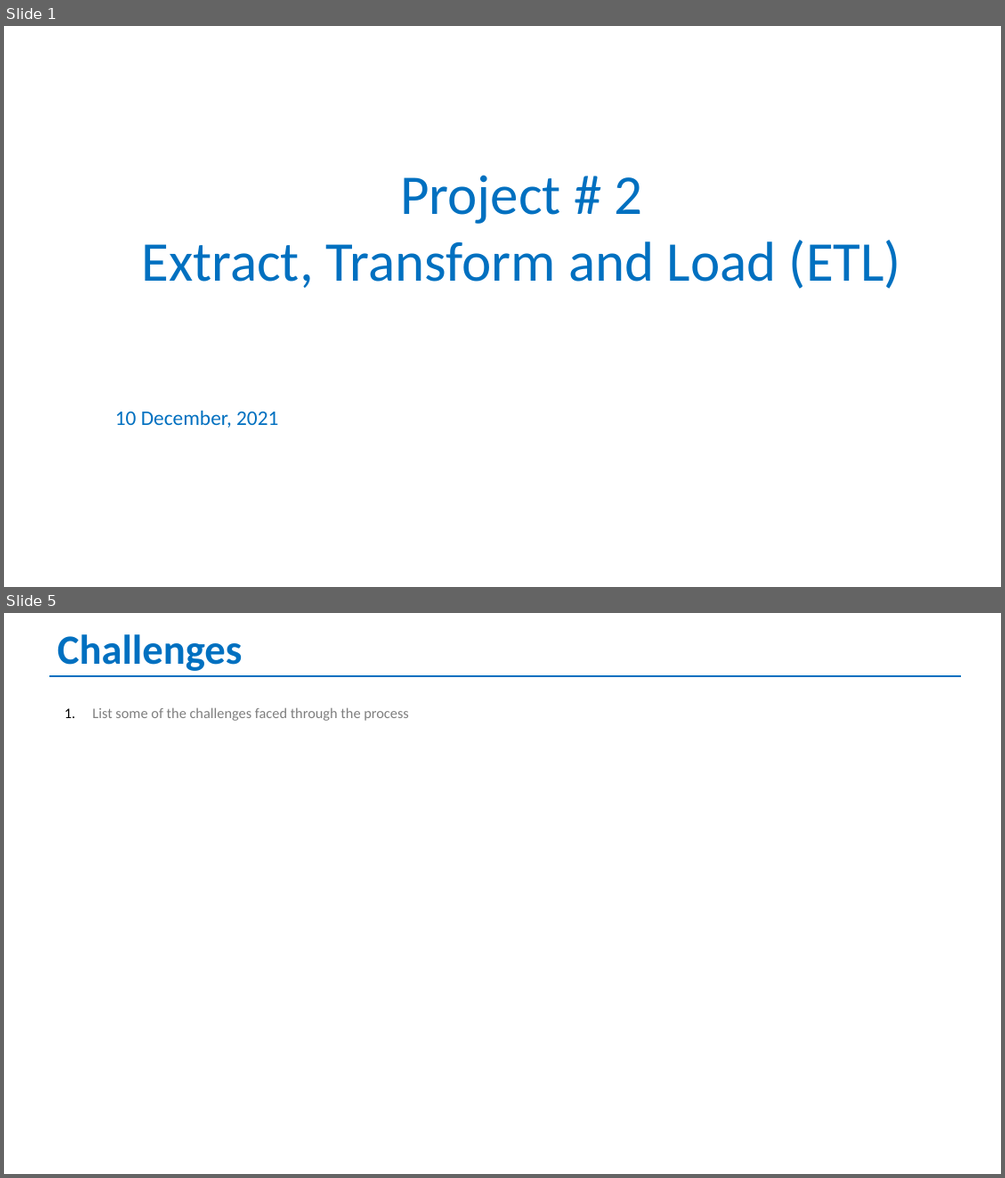
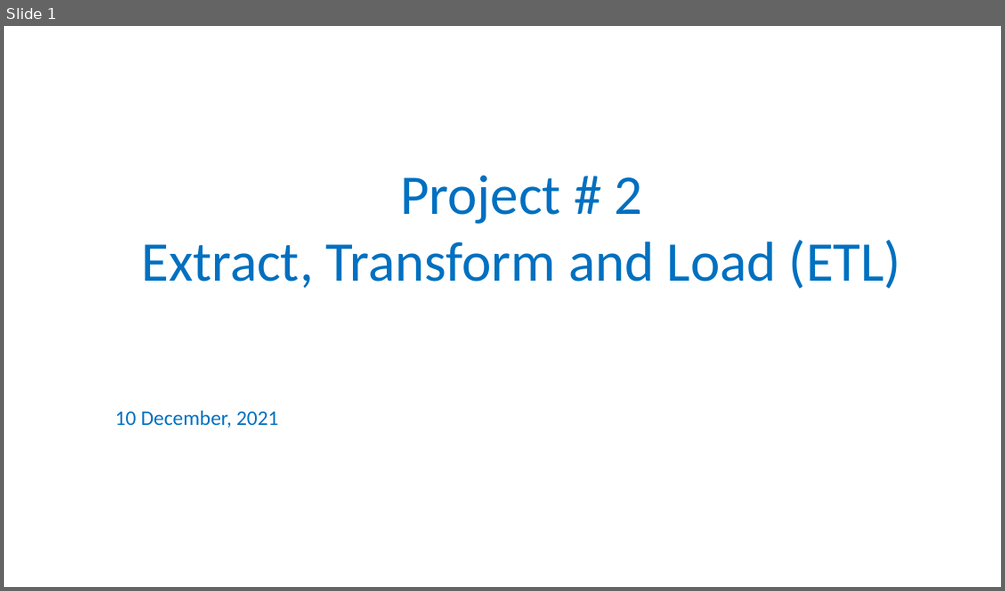
Before and after one commit to randallwvr90/Rent-and-Income-DB, a slide deck: ETL_Group2.pptx. Shown one above the other, each under a label of ours: slides 1 and 5 before the commit, slide 1 after it; the slides between them are not shown. The pictures are 1005x1178 and 1005x591 pixels, drawn with LibreOffice and Linux fonts; fonts in the diff are those of the drawing. Boxes give left, top, right and bottom in pixels: in the first picture for what was removed or moved away, otherwise in the second. Text is boxed around its words. In the diff, an @@ line names an element or a change of style, - is before the commit and + after.

```diff
--- a/ETL_Group2.pptx
+++ b/ETL_Group2.pptx
@@ slide 5 removed at <box>4,613,1001,1174</box>, background #FFFFFF @@
@@ text removed at <box>57,634,243,671</box> @@
-Challenges
@@ line removed from (49, 676) to (961, 676) @@
@@ text removed at <box>92,707,408,721</box> @@
-1. List some of the challenges faced through the process
```
Also in this commit, not shown: 2 slides changed, 2 slides added, 1 other slide removed, 2 other files.
